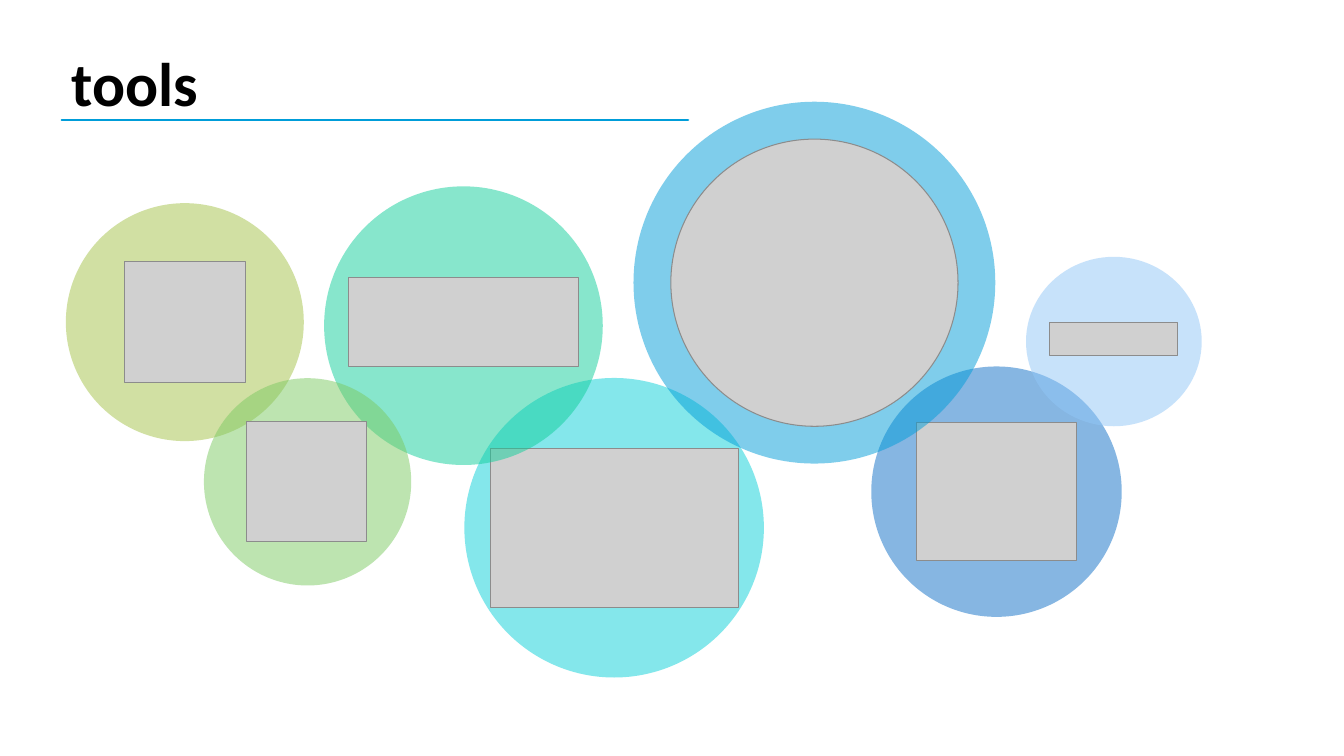
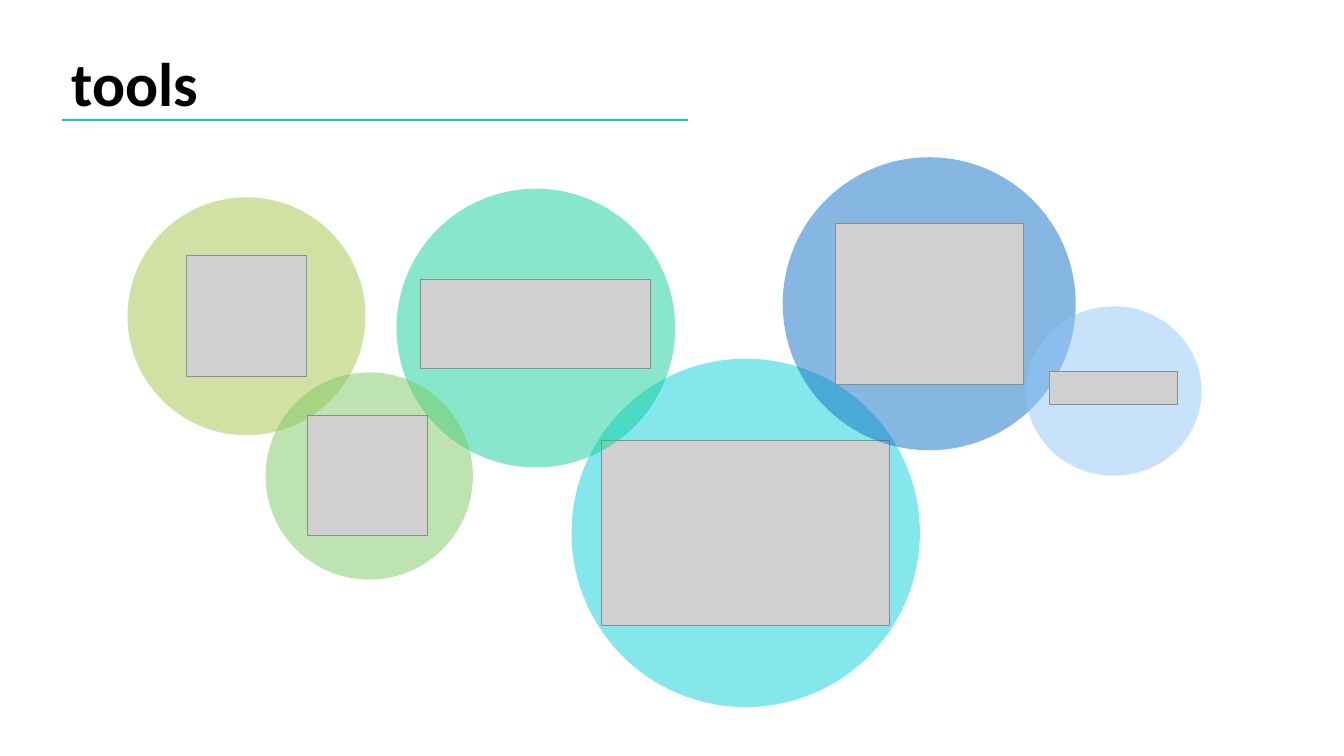
Before and after one commit to fedyhajali/security-system, a slide deck: slide 4 of Alarm System.pptx (slide 2 before the commit). Drawn at 1344x756 pixels with LibreOffice and Linux fonts; fonts in the diff are those of the drawing; grey boxes stand for pictures. Boxes give left, top, right and bottom in pixels: in the first picture for what was removed or moved away, otherwise in the second. Text is boxed around its words. In the diff, an @@ line names an element or a change of style, - is before the commit and + after.

```diff
--- a/Alarm System.pptx
+++ b/Alarm System.pptx
@@ ellipse removed at (633, 102, 995, 464) @@
@@ line (62, 120) - (689, 120): stroke #009DD9 1.5 pt to #10CF9B 1.5 pt @@
@@ picture removed at (671, 139, 959, 426) @@
@@ ellipse: place and size @@
-ellipse at (871, 367, 1121, 617)
+ellipse at (783, 157, 1077, 451)
@@ 2 pictures, 2 ellipses: place and size @@
-2 pictures, 2 ellipses at (66, 204, 411, 586)
+2 pictures, 2 ellipses at (128, 198, 473, 580)
@@ ellipse: place and size @@
-ellipse at (325, 187, 603, 465)
+ellipse at (396, 189, 675, 467)
@@ picture: place and size @@
-picture at (917, 423, 1077, 562)
+picture at (836, 223, 1023, 384)
@@ picture: place and size @@
-picture at (349, 277, 579, 366)
+picture at (421, 280, 651, 369)
@@ ellipse: place and size @@
-ellipse at (1026, 257, 1202, 426)
+ellipse at (1026, 307, 1202, 476)
@@ ellipse: place and size @@
-ellipse at (465, 378, 764, 678)
+ellipse at (572, 359, 921, 708)
@@ picture: place and size @@
-picture at (1051, 323, 1179, 356)
+picture at (1050, 372, 1178, 405)
@@ picture: place and size @@
-picture at (490, 449, 738, 608)
+picture at (602, 441, 890, 625)
```
Also in this commit, not shown: 2 other slides changed, 8 slides added, 1 other file.
